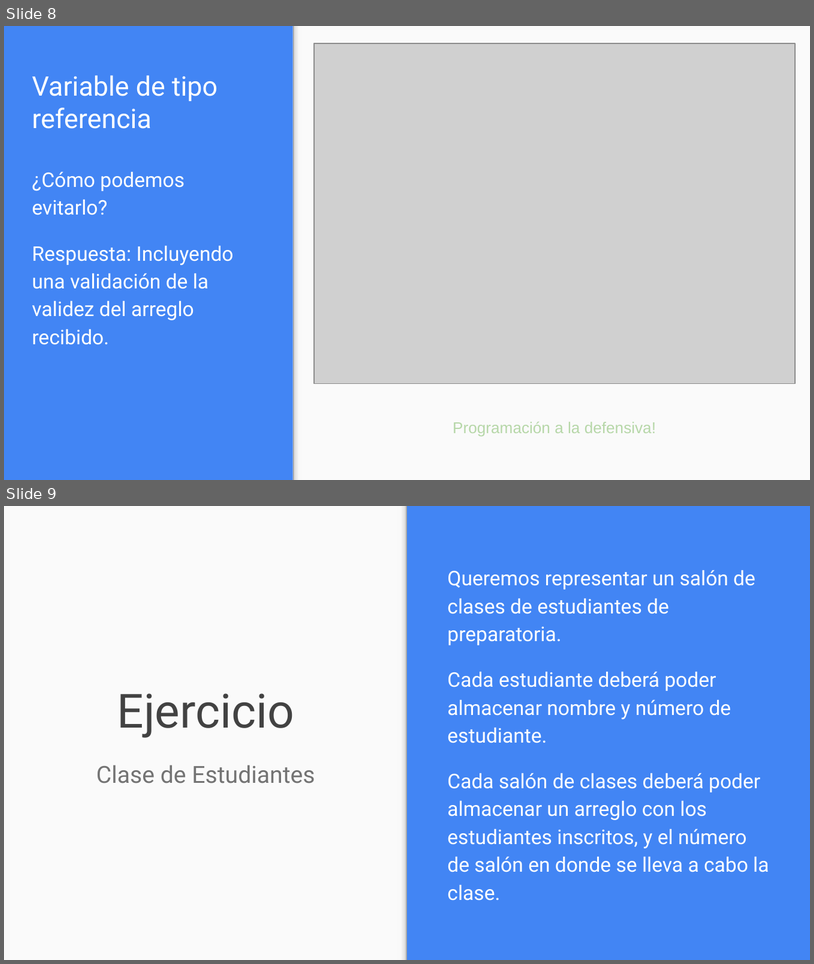
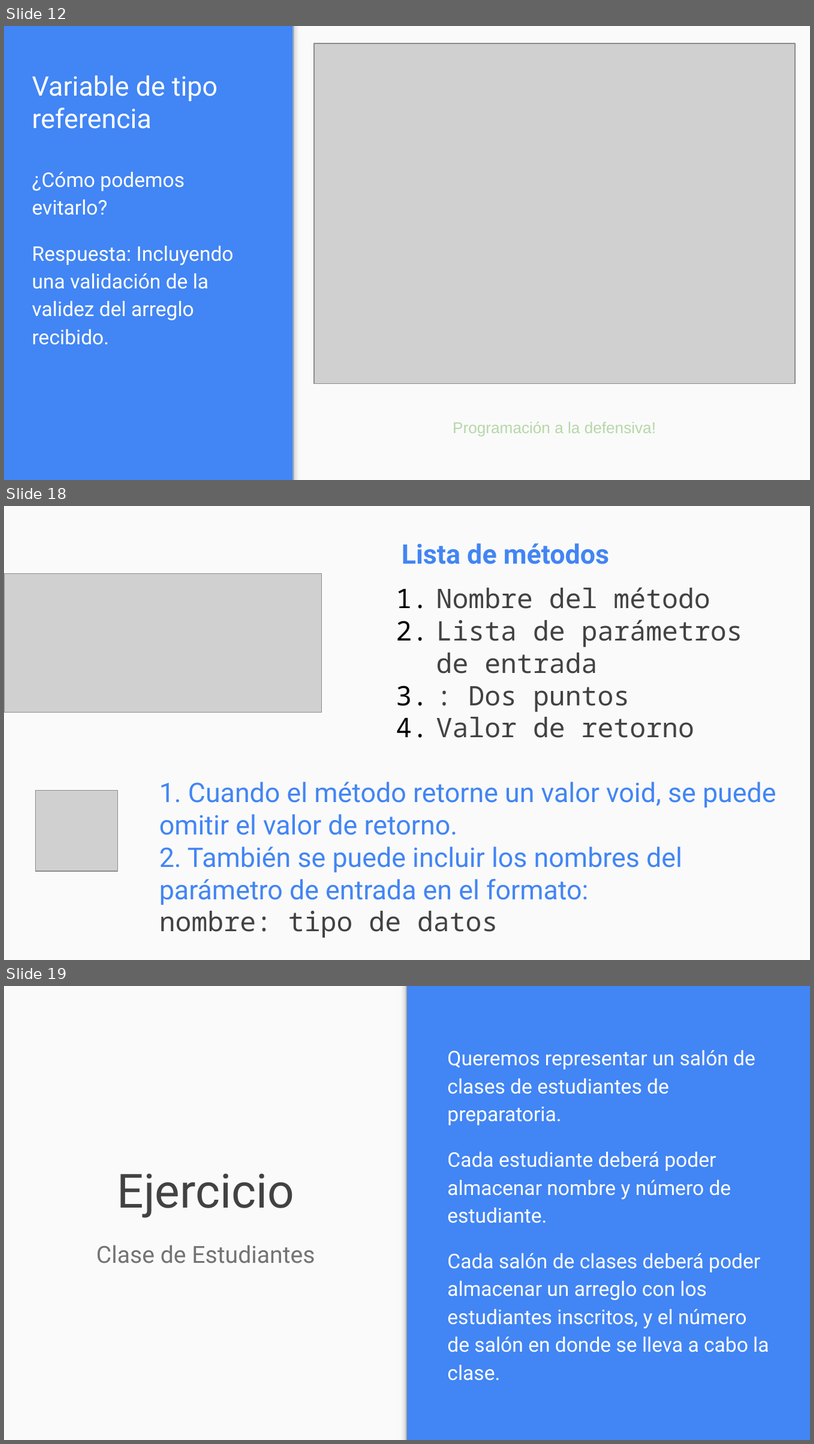
Before and after one commit to OMardil/INFO2, a slide deck: MOD05_Variables_tipo_referencia/01 Presentacion/INFO2_MOD05-Variables_Tipo_Referencia.pptx. Shown one above the other, each under a label of ours: slides 8 and 9 before the commit, slides 12, 18 and 19 after it; the slides between them are not shown. The pictures are 814x964 and 814x1444 pixels, drawn with LibreOffice and Linux fonts; fonts in the diff are those of the drawing; grey boxes stand for pictures. Boxes give left, top, right and bottom in pixels: in the first picture for what was removed or moved away, otherwise in the second. Text is boxed around its words. In the diff, an @@ line names an element or a change of style, - is before the commit and + after.

Commit message:
Changes to MOD05 Tipo referencia

```diff
--- a/MOD05_Variables_tipo_referencia/01 Presentacion/INFO2_MOD05-Variables_Tipo_Referencia.pptx
+++ b/MOD05_Variables_tipo_referencia/01 Presentacion/INFO2_MOD05-Variables_Tipo_Referencia.pptx
@@ slide 18 added at [4, 506, 810, 960], background #FAFAFA @@
@@ text added at [402, 543, 609, 564], 24 pt, text #4285F4, bold @@
+Lista de métodos
@@ picture added at [4, 574, 322, 712] @@
@@ text added at [437, 587, 743, 738], 24 pt, text #424242 @@
+1. Nombre del método
+2. Lista de parámetros de entrada
+3. : Dos puntos
+4. Valor de retorno
@@ picture added at [35, 790, 118, 871] @@
@@ text added at [159, 781, 777, 937], 24 pt, text #4285F4 @@
+1. Cuando el método retorne un valor void, se puede omitir el valor de retorno.
+2. También se puede incluir los nombres del parámetro de entrada en el formato:
+nombre: tipo de datos
@@ what was slide 8 is now slide 12 @@
@@ what was slide 9 is now slide 19 @@
```
Also in this commit, not shown: 5 slides changed, 10 other slides added, 1 slide removed, 14 other files.
